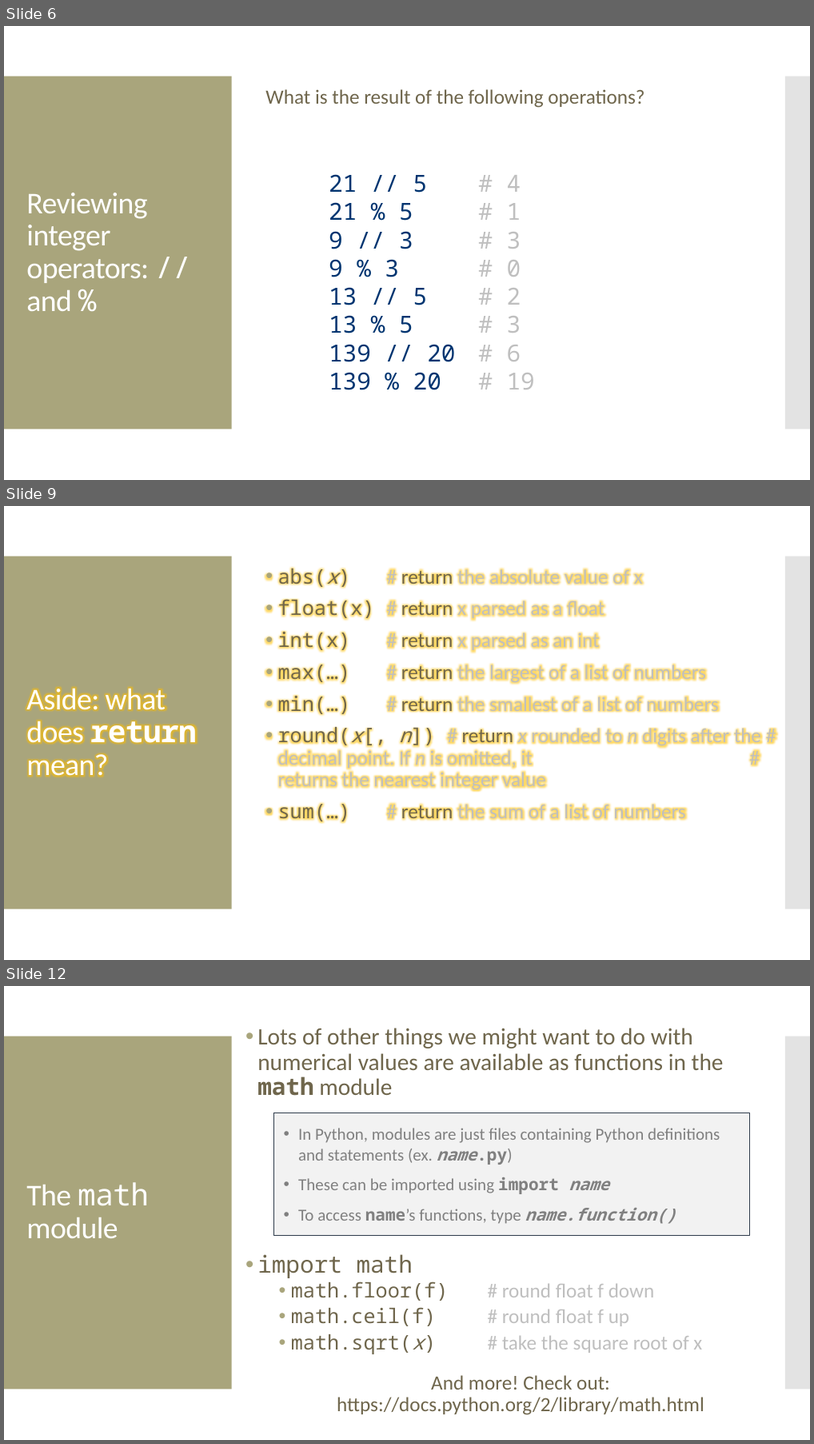
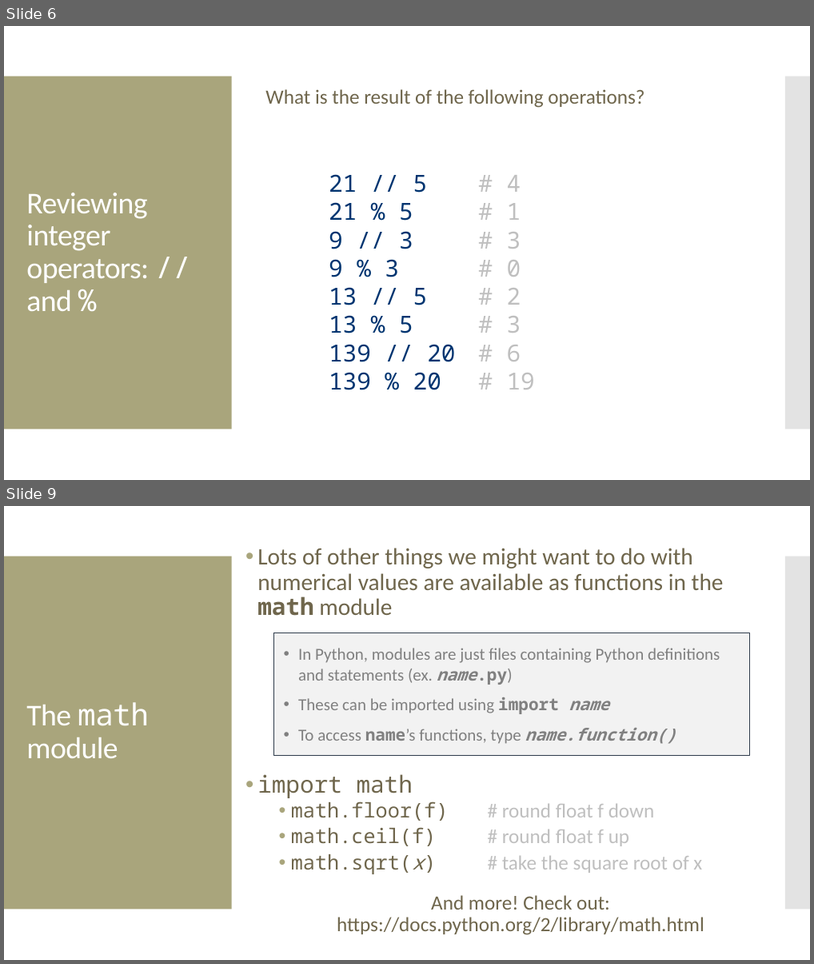
Before and after one commit to amosca01/CAIS117-S24, a slide deck: slides/07-mathematical-operators.pptx. Shown one above the other, each under a label of ours: slides 6, 9 and 12 before the commit, slides 6 and 9 after it; the slides between them are not shown. The pictures are 814x1444 and 814x964 pixels, drawn with LibreOffice and Linux fonts; fonts in the diff are those of the drawing. Boxes give left, top, right and bottom in pixels: in the first picture for what was removed or moved away, otherwise in the second. Text is boxed around its words. In the diff, an @@ line names an element or a change of style, - is before the commit and + after.

```diff
--- a/slides/07-mathematical-operators.pptx
+++ b/slides/07-mathematical-operators.pptx
@@ slide 9 removed at [4, 506, 810, 960], background #FFFFFF; not listed: 2 template elements that a slide beside it also shows @@
@@ text removed at [278, 567, 762, 823] @@
-• abs(x) # return the absolute value of x
-• float(x) # return x parsed as a float
-• int(x) # return x parsed as an int
-• max(…) # return the largest of a list of numbers
-• min(…) # return the smallest of a list of numbers
-• round(x[, n]) # return x rounded to n digits after the # decimal point. If n is omitted, it # returns the nearest integer value
-• sum(…) # return the sum of a list of numbers
@@ title removed at [26, 687, 197, 777] @@
-Aside: what does return mean?
@@ what was slide 12 is now slide 9 @@
```
Also in this commit, not shown: 18 slides changed, 5 other slides removed, 22 other files.
